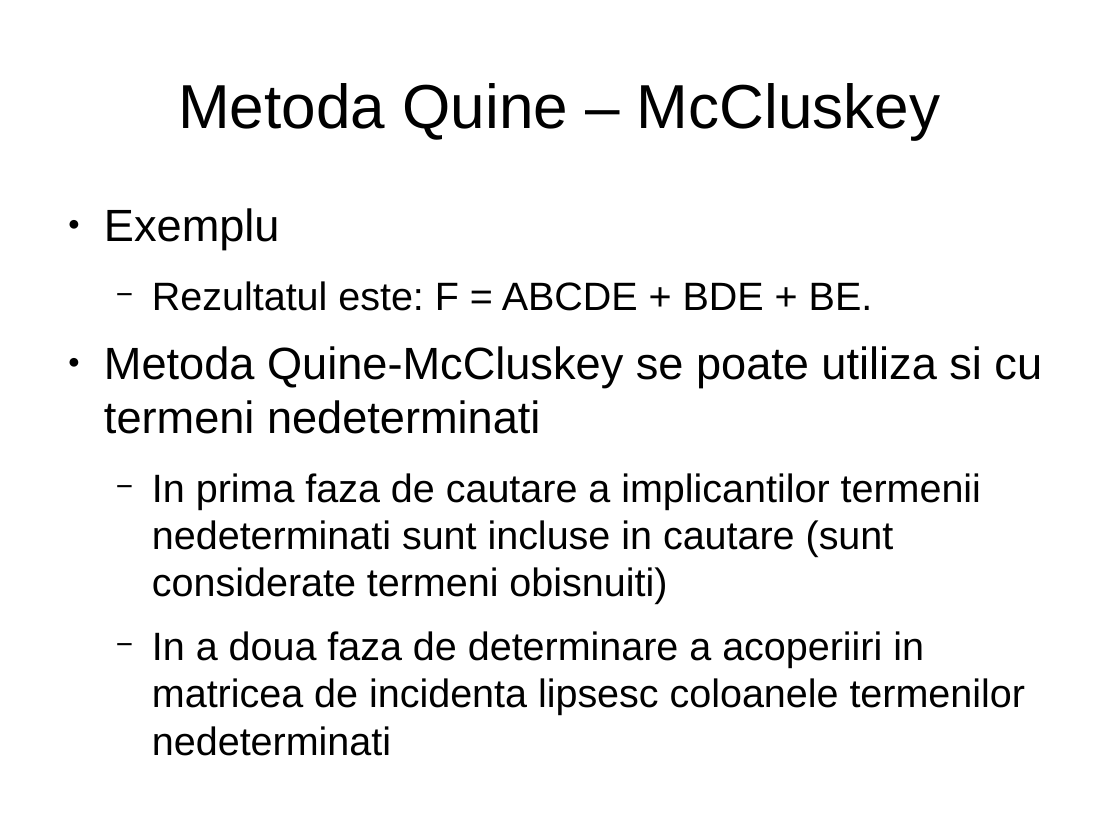
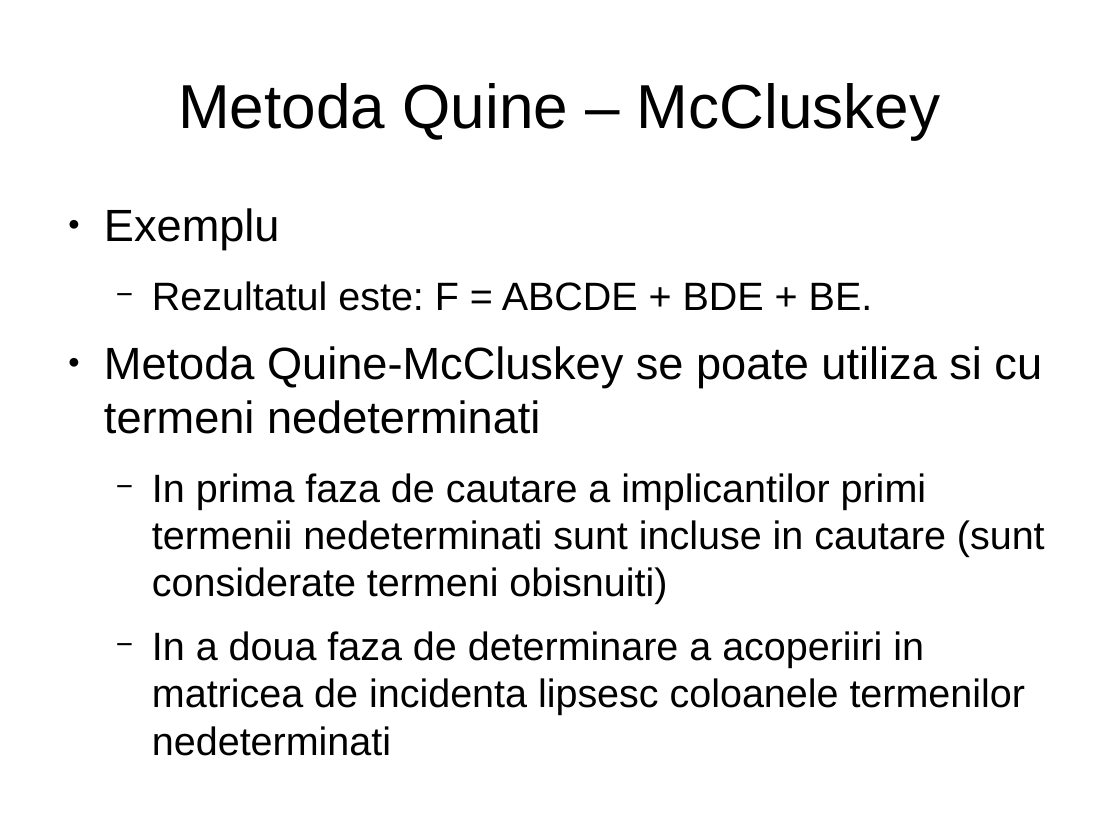
Before and after one commit to mohammadfayaj/Suport_HDL, a slide deck: slide 23 of Curs_3_Minimizarea_logica/FunctiiLogice2.3.odp. Drawn at 1120x840 pixels with LibreOffice and Linux fonts; fonts in the diff are those of the drawing. Boxes give left, top, right and bottom in pixels: in the first picture for what was removed or moved away, otherwise in the second. Text is boxed around its words. In the diff, an @@ line names an element or a change of style, - is before the commit and + after.

Commit message:
added Quine-MCluskey documentations to prezentations; removing Molnarius project report

```diff
--- a/Curs_3_Minimizarea_logica/FunctiiLogice2.3.odp
+++ b/Curs_3_Minimizarea_logica/FunctiiLogice2.3.odp
@@ text at bbox=[152, 473, 1045, 604]: text changed @@
-  − In prima faza de cautare a implicantilor termenii nedeterminati sunt incluse in cautare (sunt considerate termeni obisnuiti)
+  − In prima faza de cautare a implicantilor primi termenii nedeterminati sunt incluse in cautare (sunt considerate termeni obisnuiti)
```
Also in this commit, not shown: 4 slides added, 3 other files.
